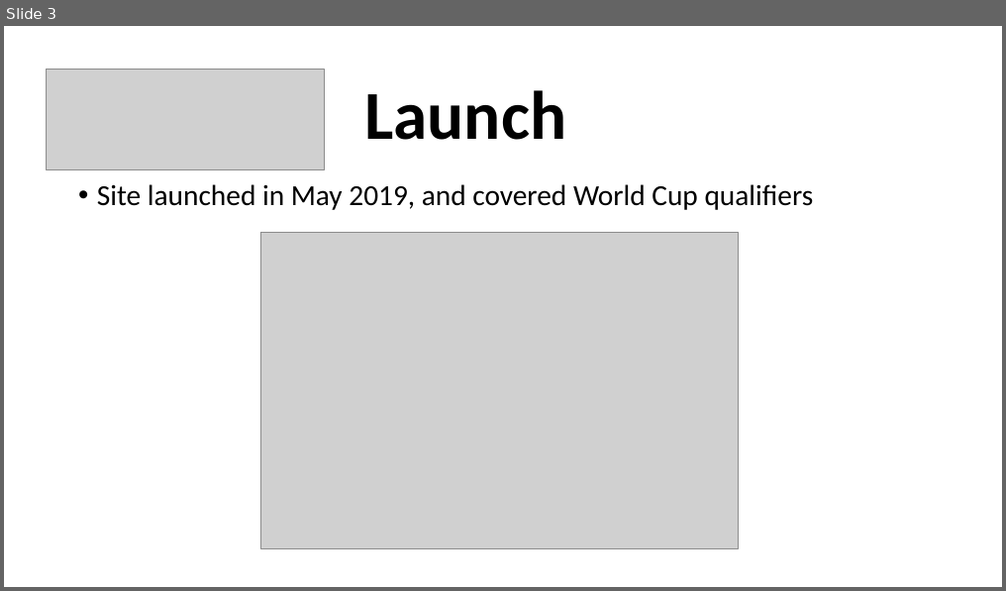
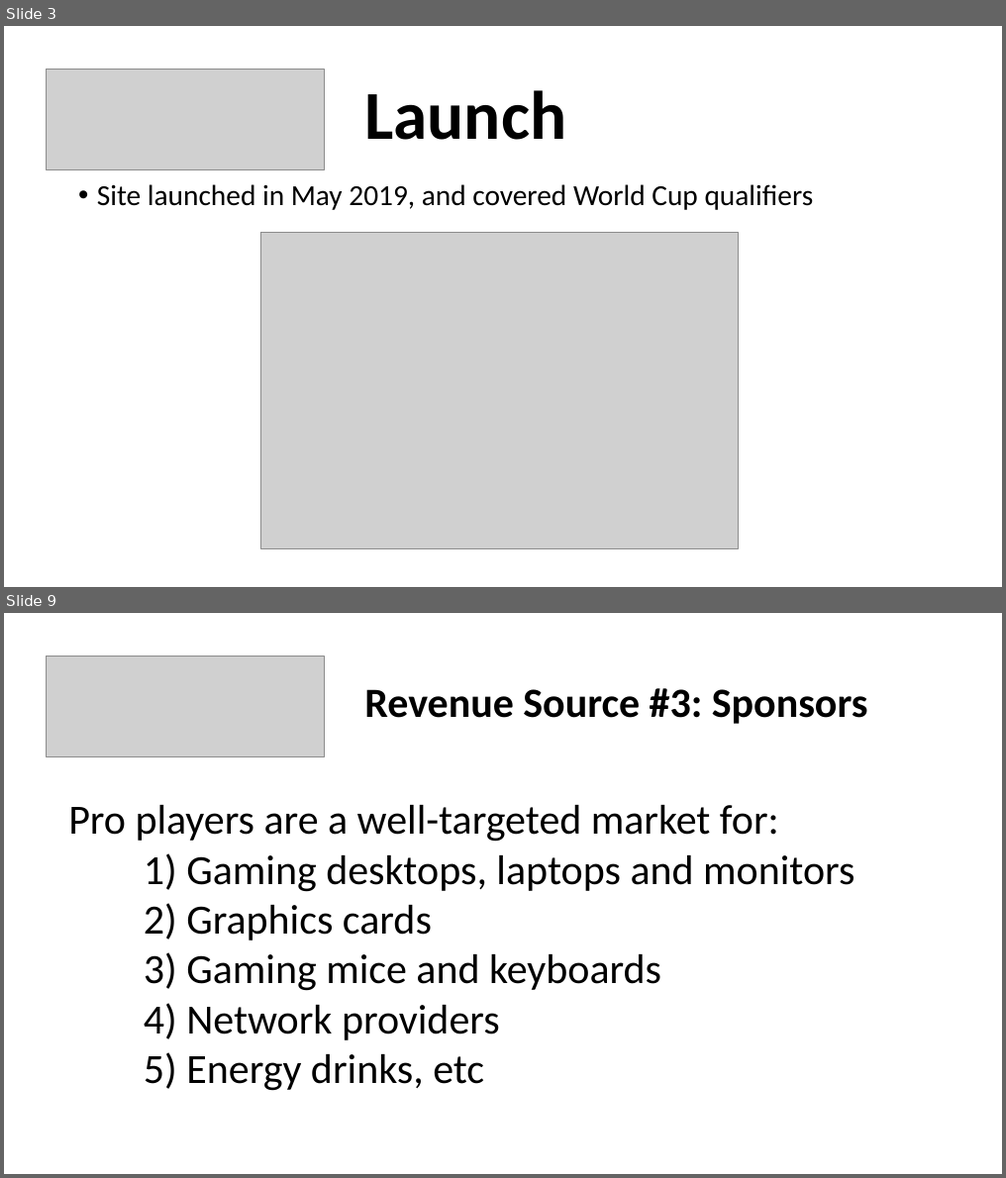
Before and after one commit to smckissock/fortnite, a slide deck: doc/Fortnite Ping Tiny Seed 2019-12-02.pptx. Shown one above the other, each under a label of ours: slide 3 before the commit, slides 3 and 9 after it; the slides between them are not shown. The pictures are 1006x591 and 1006x1178 pixels, drawn with LibreOffice and Linux fonts; fonts in the diff are those of the drawing; grey boxes stand for pictures. Boxes give left, top, right and bottom in pixels: in the first picture for what was removed or moved away, otherwise in the second. Text is boxed around its words. In the diff, an @@ line names an element or a change of style, - is before the commit and + after.

```diff
--- a/doc/Fortnite Ping Tiny Seed 2019-12-02.pptx
+++ b/doc/Fortnite Ping Tiny Seed 2019-12-02.pptx
@@ slide 9 added at bbox=[4, 613, 1002, 1174], background #FFFFFF @@
@@ picture added at bbox=[46, 656, 324, 757] @@
@@ title added at bbox=[364, 688, 868, 724], 40 pt, text #000000, bold @@
+Revenue Source #3: Sponsors
@@ text added at bbox=[68, 805, 854, 1091], 40 pt, text #000000 @@
+Pro players are a well-targeted market for:
+1) Gaming desktops, laptops and monitors
+2) Graphics cards
+3) Gaming mice and keyboards
+4) Network providers
+5) Energy drinks, etc
```
Also in this commit, not shown: 5 slides changed, 8 other slides added, 2 slides removed, 2 other files.
